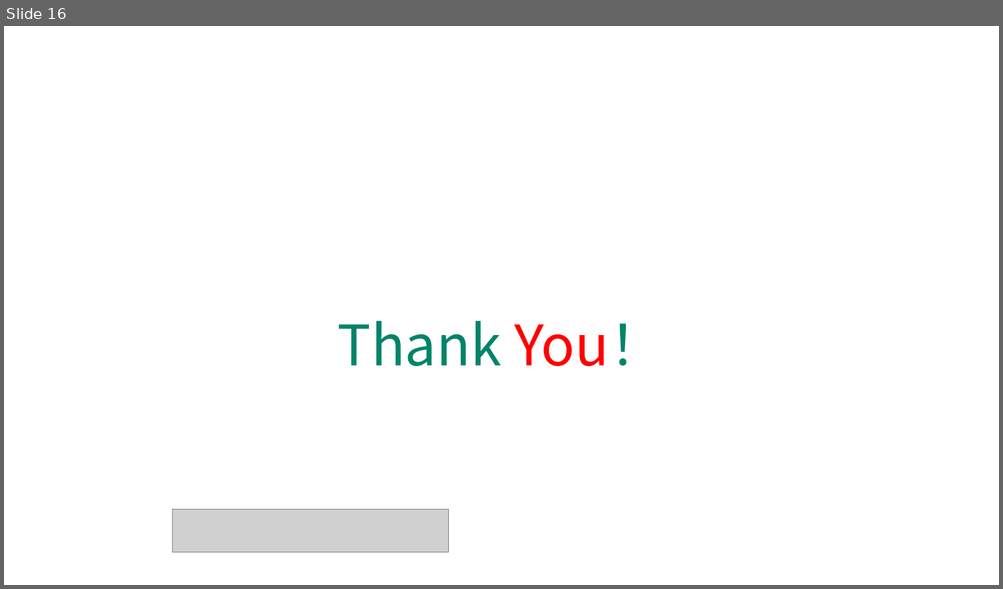
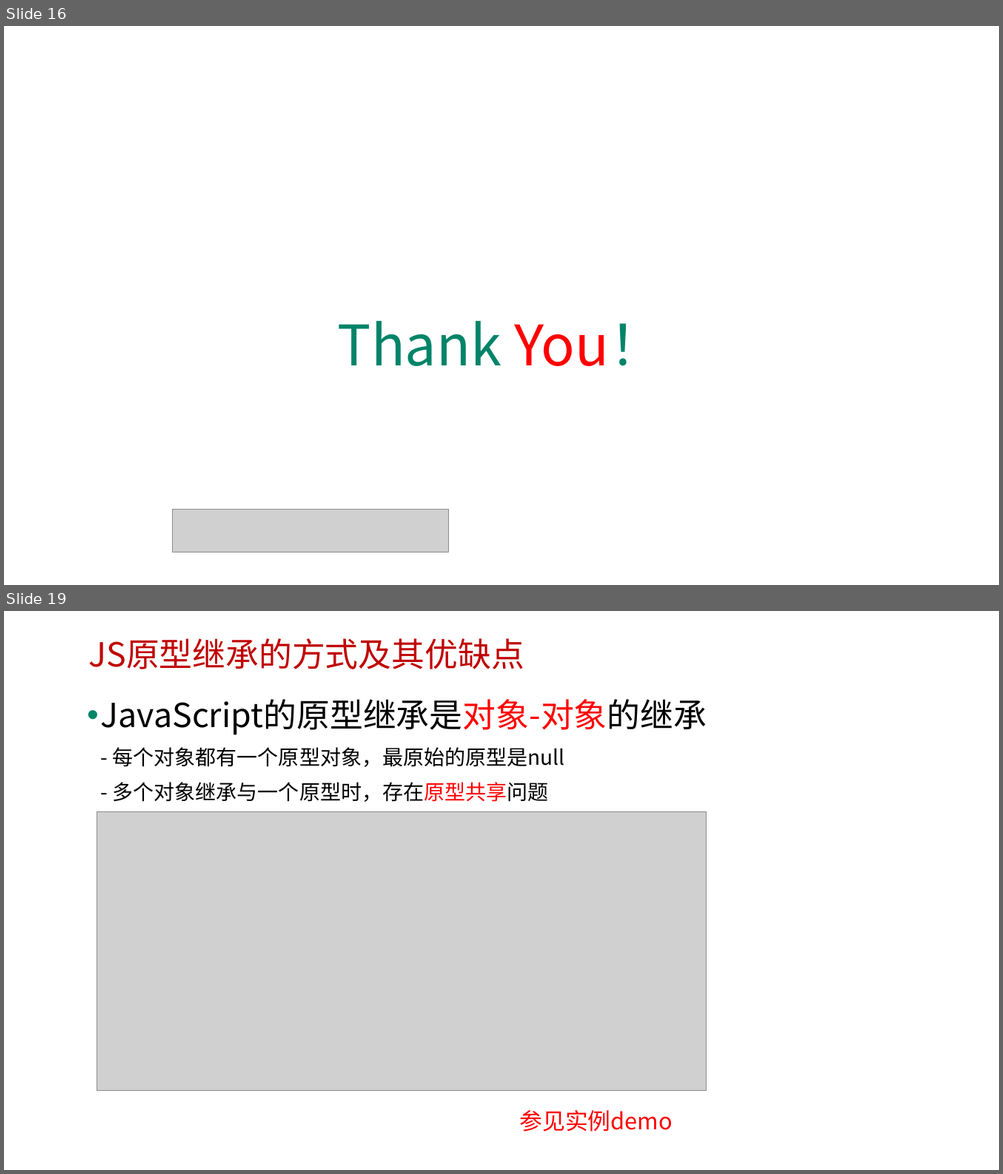
Before and after one commit to edu2act/course-javascript-advanced, a slide deck: 课程PPT/07.JavaScript面向对象编程 一.pptx. Shown one above the other, each under a label of ours: slide 16 before the commit, slides 16 and 19 after it; the slides between them are not shown. The pictures are 1003x589 and 1003x1174 pixels, drawn with LibreOffice and Linux fonts; fonts in the diff are those of the drawing; grey boxes stand for pictures; background and template pictures are left out. Boxes give left, top, right and bottom in pixels: in the first picture for what was removed or moved away, otherwise in the second. Text is boxed around its words. In the diff, an @@ line names an element or a change of style, - is before the commit and + after.

```diff
--- a/课程PPT/07.JavaScript面向对象编程 一.pptx
+++ b/课程PPT/07.JavaScript面向对象编程 一.pptx
@@ slide 19 added at <box>4,611,999,1170</box>, background picture (left out) @@
@@ text added at <box>88,638,523,669</box>, 32 pt, text #C00000 @@
+JS原型继承的方式及其优缺点
@@ text added at <box>101,699,707,802</box>, 20 pt, text #000000 @@
+• JavaScript的原型继承是对象-对象的继承
+  - 每个对象都有一个原型对象，最原始的原型是null
+  - 多个对象继承与一个原型时，存在原型共享问题
@@ picture added at <box>97,812,706,1091</box> @@
@@ text added at <box>520,1111,672,1132</box>, 22 pt, text #FF0000 @@
+参见实例demo
```
Also in this commit, not shown: 10 slides changed, 4 other slides added, 1 slide removed, 11 other files.
